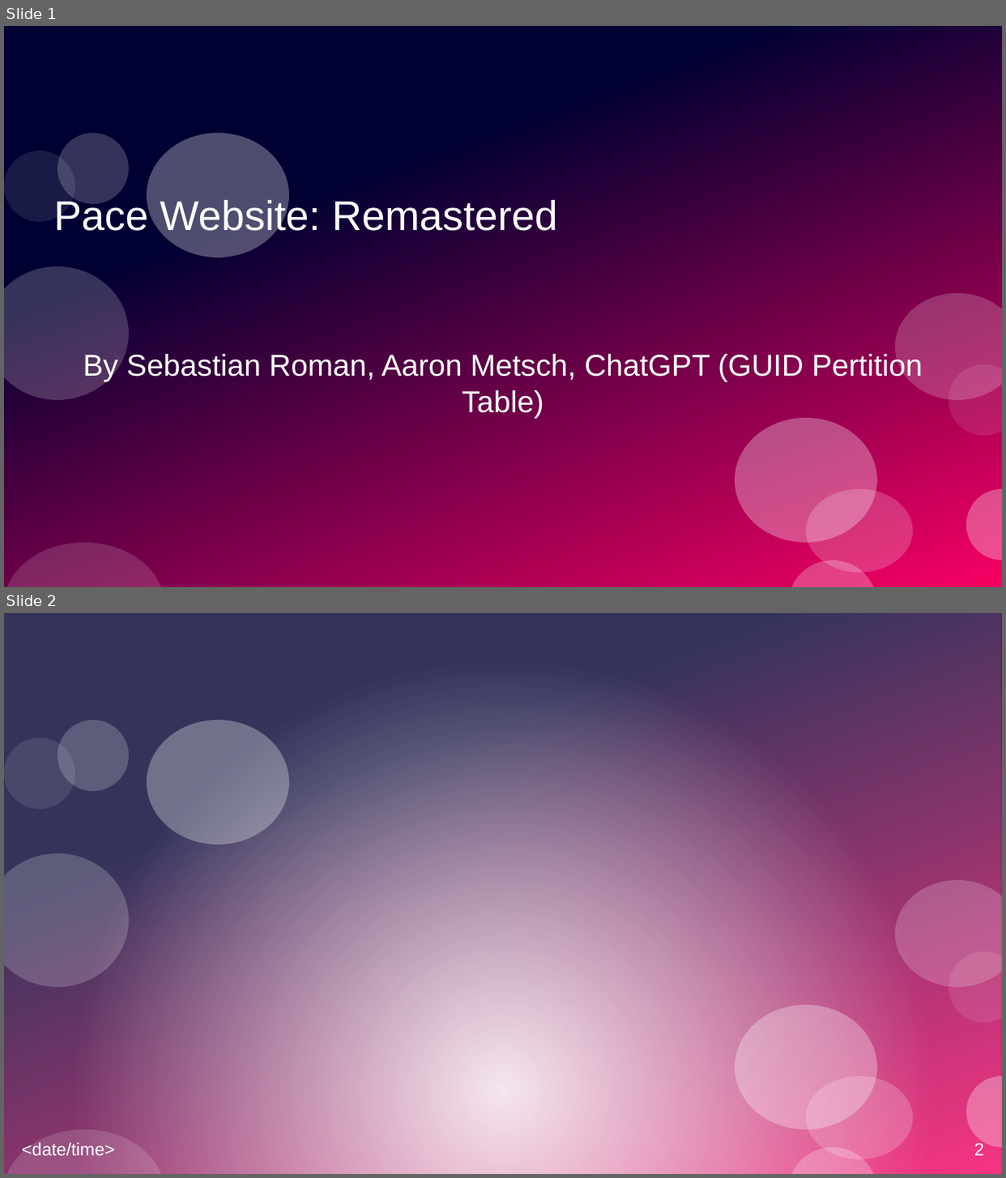
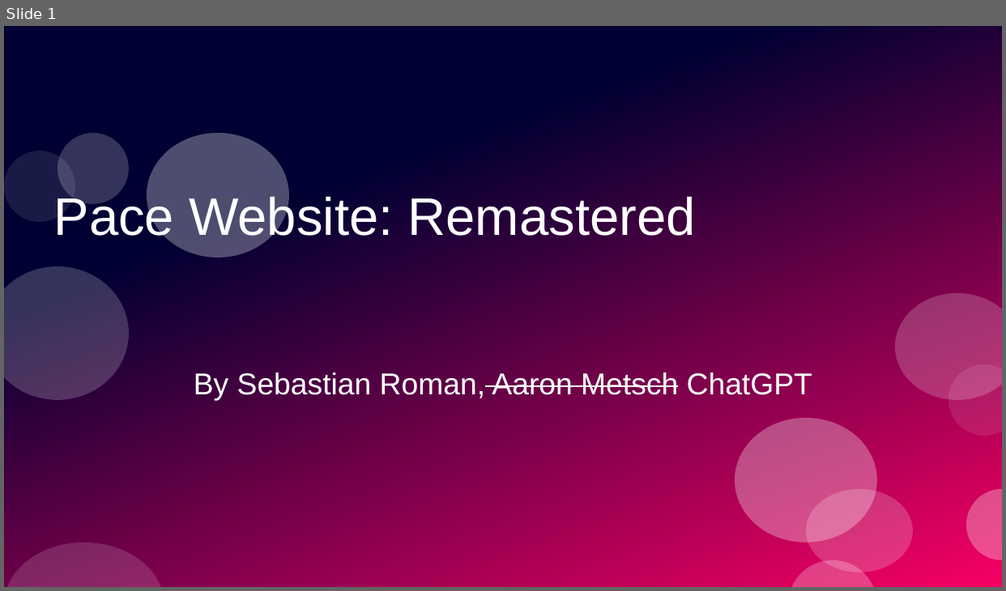
Before and after one commit to sr66139p/CIT-231-Term-Project, a slide deck: term-project-presentation.pptx. Shown one above the other, each under a label of ours: slides 1 and 2 before the commit, slide 1 after it. The pictures are 1006x1178 and 1006x591 pixels, drawn with LibreOffice and Linux fonts; fonts in the diff are those of the drawing. Boxes give left, top, right and bottom in pixels: in the first picture for what was removed or moved away, otherwise in the second. Text is boxed around its words. In the diff, an @@ line names an element or a change of style, - is before the commit and + after.

```diff
--- a/term-project-presentation.pptx
+++ b/term-project-presentation.pptx
@@ slide 2 removed at box(4, 613, 1002, 1174), background #FFFFFF; not listed: 11 template elements that a slide beside it also shows @@
@@ rectangle removed at box(4, 613, 1002, 1174) @@
@@ ellipse removed at box(147, 720, 289, 845) @@
@@ text removed at box(22, 1143, 115, 1156) @@
-<date/time>
@@ page number removed at box(974, 1142, 984, 1156) @@
-2
@@ slide 1 changed as well @@
@@ title "Pace Website: Remastered" at box(54, 194, 696, 246): size 33 to 42 pt @@
@@ subtitle at box(194, 373, 812, 401): text changed @@
-By Sebastian Roman, Aaron Metsch, ChatGPT (GUID Pertition Table)
+By Sebastian Roman, Aaron Metsch ChatGPT
```
Also in this commit, not shown: 3 slides added, 1 other slide removed, 10 other files.
